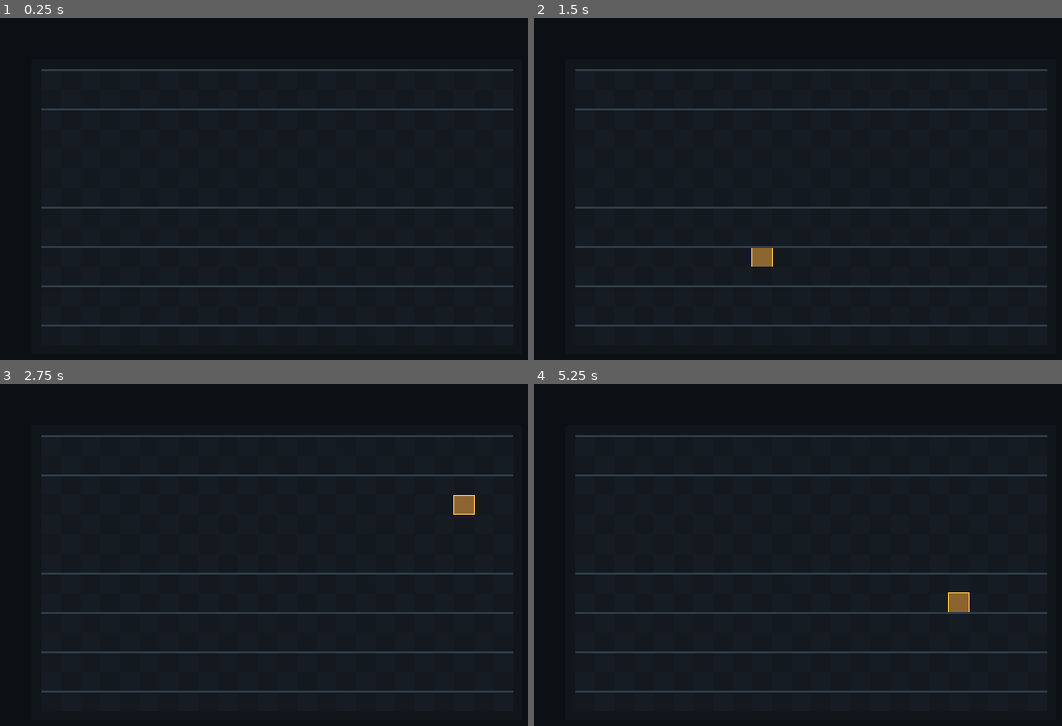
Above: before the commit, frames 1-4 (two rows, left to right).
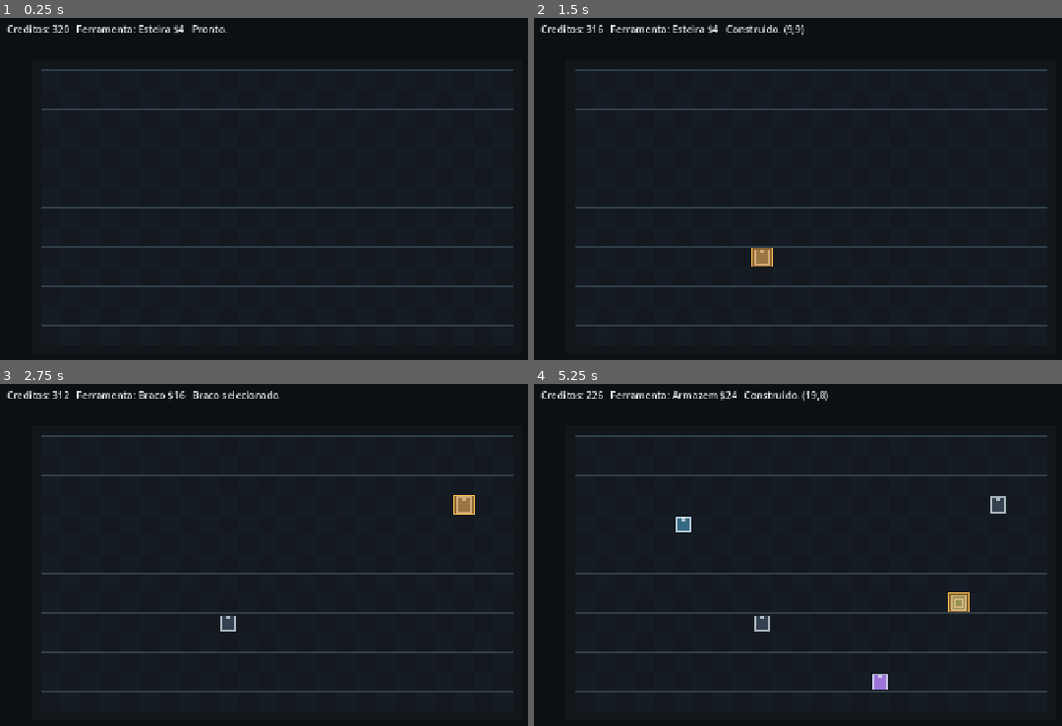
Above: after the commit, the same moments.

Repository: DURKHEIM09/jogo
Game: Godot game, scene res://scenes/main.tscn
Two runs of this game, one before a commit and one after it. Both use one fixed random seed, a clock stepped at 60 frames per second and the inputs below.
Inputs (mouse positions are in pixels of both pictures, inside the frame that each line leads up to):
- Up to frame 1 (0.25 s): no input
- Up to frame 2 (1.5 s): tap Enter at 0.5 s; move the mouse to (outside the picture) at 0.52 s; tap R at 0.6 s; click (outside the picture) at 0.67 s; tap E at 0.8, 1.35 s; tap Space at 1.25 s; move the mouse to (761, 253) at 1.27 s; click (761, 253) at 1.42 s
- Up to frame 3 (2.75 s): tap 1 at 1.55, 2.1 s; tap Enter at 2 s; move the mouse to (464, 500) at 2.02 s; click (464, 500) at 2.17 s; tap 2 at 2.3 s
- Up to frame 4 (5.25 s): tap Space at 2.75, 4.25 s; move the mouse to (882, 688) at 2.77 s; tap 2 at 2.85 s; click (882, 688) at 2.92 s; tap 3 at 3.05, 3.6 s; tap Enter at 3.5 s; move the mouse to (outside the picture) at 3.52 s; click (outside the picture) at 3.67 s; tap 4 at 3.8, 4.35 s; move the mouse to (681, 531) at 4.27 s; click (681, 531) at 4.42 s; tap 5 at 4.55, 5.1 s; move the mouse to (956, 599) at 5.02 s; click (956, 599) at 5.17 s

The runs differ from the first frame. In frame 1, 0.5% of the frame differs, in the area x 1-43%, y 1-5%; in frame 2, 0.7%; in frame 3, 0.8%; in frame 4, 1.4%, in the area x 1-90%, y 1-90%.

Commit message:
feat: add building placement state

Diff:
--- /dev/null
+++ b/scenes/tests/building_state_smoke.tscn
@@ -0,0 +1,6 @@
+[gd_scene load_steps=2 format=3]
+
+[ext_resource type="Script" path="res://scripts/tests/building_state_smoke.gd" id="1_smoke"]
+
+[node name="BuildingStateSmoke" type="Node"]
+script = ExtResource("1_smoke")
--- a/scripts/config/bootstrap_config.gd
+++ b/scripts/config/bootstrap_config.gd
@@ -16,3 +16,126 @@
 const COLOR_HOVER := Color(0.208, 0.690, 0.816, 0.35)
 const COLOR_SELECTED := Color(0.929, 0.631, 0.235, 0.55)
 const COLOR_SELECTED_BORDER := Color(1.0, 0.761, 0.333, 1.0)
+const COLOR_TOOL_DISABLED := Color(0.475, 0.514, 0.553, 1.0)
+const COLOR_BUILDING_BORDER := Color(0.855, 0.894, 0.925, 0.74)
+const COLOR_TEXT := Color(0.914, 0.941, 0.965, 1.0)
+const COLOR_TEXT_MUTED := Color(0.651, 0.702, 0.753, 1.0)
+
+const INITIAL_MONEY := 320
+const BUILDING_REFUND_RATE := 0.45
+const DIRECTION_COUNT := 4
+
+const TOOL_BELT := "belt"
+const TOOL_INSERTER := "inserter"
+const TOOL_MINER := "miner"
+const TOOL_ASSEMBLER := "assembler"
+const TOOL_STORAGE := "storage"
+const TOOL_GENERATOR := "generator"
+const TOOL_ERASE := "erase"
+
+static func is_known_tool(tool: String) -> bool:
+	return (
+		tool == TOOL_BELT
+		or tool == TOOL_INSERTER
+		or tool == TOOL_MINER
+		or tool == TOOL_ASSEMBLER
+		or tool == TOOL_STORAGE
+		or tool == TOOL_GENERATOR
+		or tool == TOOL_ERASE
+	)
+
+static func is_directional_tool(tool: String) -> bool:
+	return (
+		tool == TOOL_BELT
+		or tool == TOOL_INSERTER
+		or tool == TOOL_MINER
+		or tool == TOOL_ASSEMBLER
+	)
+
+static func tool_cost(tool: String) -> int:
+	match tool:
+		TOOL_BELT:
+			return 4
+		TOOL_INSERTER:
+			return 16
+		TOOL_MINER:
+			return 26
+		TOOL_ASSEMBLER:
+			return 46
+		TOOL_STORAGE:
+			return 24
+		TOOL_GENERATOR:
+			return 60
+		_:
+			return 0
+
+static func tool_refund(tool: String) -> int:
+	return int(floor(float(tool_cost(tool)) * BUILDING_REFUND_RATE))
+
+static func tool_color(tool: String) -> Color:
+	match tool:
+		TOOL_BELT:
+			return Color(0.212, 0.255, 0.314, 1.0)
+		TOOL_INSERTER:
+			return Color(0.620, 0.451, 0.847, 1.0)
+		TOOL_MINER:
+			return Color(0.659, 0.404, 0.271, 1.0)
+		TOOL_ASSEMBLER:
+			return Color(0.204, 0.412, 0.510, 1.0)
+		TOOL_STORAGE:
+			return Color(0.153, 0.490, 0.412, 1.0)
+		TOOL_GENERATOR:
+			return Color(0.753, 0.612, 0.212, 1.0)
+		TOOL_ERASE:
+			return Color(0.875, 0.290, 0.349, 1.0)
+		_:
+			return COLOR_TOOL_DISABLED
+
+static func tool_label(tool: String) -> String:
+	match tool:
+		TOOL_BELT:
+			return "Esteira"
+		TOOL_INSERTER:
+			return "Braco"
+		TOOL_MINER:
+			return "Minerador"
+		TOOL_ASSEMBLER:
+			return "Montador"
+		TOOL_STORAGE:
+			return "Armazem"
+		TOOL_GENERATOR:
+			return "Gerador"
+		TOOL_ERASE:
+			return "Remover"
+		_:
+			return "Desconhecido"
+
+static func tool_mark(tool: String) -> String:
+	match tool:
+		TOOL_BELT:
+			return ">"
+		TOOL_INSERTER:
+			return "I"
+		TOOL_MINER:
+			return "M"
+		TOOL_ASSEMBLER:
+			return "A"
+		TOOL_STORAGE:
+			return "S"
+		TOOL_GENERATOR:
+			return "G"
+		TOOL_ERASE:
+			return "X"
+		_:
+			return "?"
+
+static func direction_vector(dir: int) -> Vector2:
+	match posmod(dir, DIRECTION_COUNT):
+		0:
+			return Vector2.RIGHT
+		1:
+			return Vector2.DOWN
+		2:
+			return Vector2.LEFT
+		_:
+			return Vector2.UP
--- /dev/null
+++ b/scripts/factory/factory_state.gd
@@ -0,0 +1,87 @@
+class_name FactoryState
+extends RefCounted
+
+signal changed
+
+const Config := preload("res://scripts/config/bootstrap_config.gd")
+
+var money := Config.INITIAL_MONEY
+var selected_tool := Config.TOOL_BELT
+var selected_dir := 0
+
+var buildings := {}
+
+func select_tool(tool: String) -> bool:
+	if not Config.is_known_tool(tool):
+		return false
+	selected_tool = tool
+	emit_signal("changed")
+	return true
+
+func rotate_selection() -> void:
+	selected_dir = (selected_dir + 1) % Config.DIRECTION_COUNT
+	emit_signal("changed")
+
+func try_apply_tool(cell: Vector2i) -> Dictionary:
+	if selected_tool == Config.TOOL_ERASE:
+		return _try_remove(cell)
+	return _try_place(cell)
+
+func get_buildings() -> Array:
+	return buildings.values()
+
+func get_building(cell: Vector2i) -> Dictionary:
+	if not buildings.has(cell):
+		return {}
+	return buildings[cell]
+
+func _try_place(cell: Vector2i) -> Dictionary:
+	if buildings.has(cell):
+		var existing: Dictionary = buildings[cell]
+		if existing.get("type", "") == selected_tool and Config.is_directional_tool(selected_tool):
+			existing["dir"] = selected_dir
+			buildings[cell] = existing
+			emit_signal("changed")
+			return _result(true, "rotated", "Direcao atualizada.", cell, 0)
+		return _result(false, "blocked", "Celula ocupada.", cell, 0)
+
+	var cost := Config.tool_cost(selected_tool)
+	if money < cost:
+		return _result(false, "blocked", "Creditos insuficientes.", cell, 0)
+
+	var building := {
+		"type": selected_tool,
+		"cell": cell,
+		"dir": selected_dir if Config.is_directional_tool(selected_tool) else 0,
+		"timer": 0.0,
+		"input_ore": 0,
+		"output_parts": 0,
+		"powered": true,
+	}
+
+	money -= cost
+	buildings[cell] = building
+	emit_signal("changed")
+	return _result(true, "placed", "Construido.", cell, -cost)
+
+func _try_remove(cell: Vector2i) -> Dictionary:
+	if not buildings.has(cell):
+		return _result(false, "blocked", "Nada para remover.", cell, 0)
+
+	var building: Dictionary = buildings[cell]
+	var refund := Config.tool_refund(String(building.get("type", "")))
+	buildings.erase(cell)
+	money += refund
+	emit_signal("changed")
+	return _result(true, "removed", "Removido.", cell, refund)
+
+func _result(ok: bool, action: String, message: String, cell: Vector2i, money_delta: int) -> Dictionary:
+	return {
+		"ok": ok,
+		"action": action,
+		"message": message,
+		"cell": cell,
+		"money": money,
+		"money_delta": money_delta,
+		"selected_tool": selected_tool,
+	}
--- a/scripts/grid_view.gd
+++ b/scripts/grid_view.gd
@@ -4,8 +4,15 @@
 const Config := preload("res://scripts/config/bootstrap_config.gd")
 const INVALID_CELL := Vector2i(-1, -1)
 
+signal cell_clicked(cell: Vector2i)
+
 var hovered_cell := INVALID_CELL
 var selected_cell := INVALID_CELL
+var factory_state = null
+
+func set_factory_state(next_factory_state) -> void:
+	factory_state = next_factory_state
+	queue_redraw()
 
 func _ready() -> void:
 	set_process_input(true)
@@ -24,7 +31,7 @@
 			if _is_valid_cell(cell):
 				selected_cell = cell
 				hovered_cell = cell
-				print("FACTORYOPS_GRID_CELL_SELECTED:%d,%d" % [cell.x, cell.y])
+				cell_clicked.emit(cell)
 				queue_redraw()
 
 func _draw() -> void:
@@ -35,6 +42,7 @@
 
 	draw_rect(Rect2(Vector2.ZERO, grid_size), Config.COLOR_GRID_FILL_A)
 	_draw_checker_cells()
+	_draw_buildings()
 	_draw_selection()
 	_draw_grid_lines(grid_size)
 
@@ -44,6 +52,37 @@
 			if (x + y) % 2 == 0:
 				continue
 			draw_rect(_cell_rect(Vector2i(x, y)), Config.COLOR_GRID_FILL_B)
+
+func _draw_buildings() -> void:
+	if factory_state == null:
+		return
+
+	for building in factory_state.get_buildings():
+		var tool := String(building.get("type", ""))
+		var cell: Vector2i = building.get("cell", INVALID_CELL)
+		if not _is_valid_cell(cell):
+			continue
+
+		var rect := _cell_rect(cell).grow(-4.0)
+		draw_rect(rect, Config.tool_color(tool))
+		draw_rect(rect, Config.COLOR_BUILDING_BORDER, false, 2.0)
+		_draw_building_symbol(rect, building)
+
+func _draw_building_symbol(rect: Rect2, building: Dictionary) -> void:
+	var tool := String(building.get("type", ""))
+	var center := rect.get_center()
+
+	if Config.is_directional_tool(tool):
+		var dir := Config.direction_vector(int(building.get("dir", 0)))
+		var end := center + dir * 9.0
+		draw_line(center - dir * 5.0, end, Config.COLOR_BUILDING_BORDER, 2.5)
+		draw_circle(end, 3.0, Config.COLOR_BUILDING_BORDER)
+		return
+
+	if tool == Config.TOOL_STORAGE:
+		draw_rect(Rect2(center - Vector2(7.0, 7.0), Vector2(14.0, 14.0)), Config.COLOR_BUILDING_BORDER, false, 2.0)
+	elif tool == Config.TOOL_GENERATOR:
+		draw_circle(center, 7.0, Config.COLOR_BUILDING_BORDER)
 
 func _draw_selection() -> void:
 	if _is_valid_cell(selected_cell):
--- a/scripts/main_scene.gd
+++ b/scripts/main_scene.gd
@@ -2,17 +2,108 @@
 extends Node2D
 
 const Config := preload("res://scripts/config/bootstrap_config.gd")
+const FactoryStateScript := preload("res://scripts/factory/factory_state.gd")
 
 @onready var camera: Camera2D = $Camera2D
 @onready var grid_view: Node2D = $GridView
 
+var factory_state = null
+var hud_label: Label
+var last_action := "Pronto."
+
 func _ready() -> void:
+	factory_state = FactoryStateScript.new()
+
 	camera.position = Vector2(Config.VIEWPORT_SIZE) * 0.5
 	camera.make_current()
 	grid_view.position = Config.GRID_ORIGIN
+	grid_view.call("set_factory_state", factory_state)
+	grid_view.connect("cell_clicked", Callable(self, "_on_grid_cell_clicked"))
+	factory_state.connect("changed", Callable(self, "_on_factory_state_changed"))
+	_create_hud()
+	_update_hud()
 
 	if OS.is_debug_build():
 		print("FACTORYOPS_MAIN_SCENE_READY")
+
+func _unhandled_input(event: InputEvent) -> void:
+	if event is not InputEventKey:
+		return
+
+	var key_event := event as InputEventKey
+	if not key_event.pressed or key_event.echo:
+		return
+
+	var next_tool := _tool_from_key(key_event.keycode)
+	if next_tool != "":
+		factory_state.select_tool(next_tool)
+		last_action = "%s selecionado." % Config.tool_label(next_tool)
+		_update_hud()
+		return
+
+	if key_event.keycode == KEY_R or key_event.keycode == KEY_E:
+		factory_state.rotate_selection()
+		last_action = "Direcao alterada."
+		_update_hud()
+
+func _on_grid_cell_clicked(cell: Vector2i) -> void:
+	var result: Dictionary = factory_state.try_apply_tool(cell)
+	last_action = "%s (%d,%d)" % [String(result["message"]), cell.x, cell.y]
+	grid_view.queue_redraw()
+	_update_hud()
+	print(
+		"FACTORYOPS_BUILD_ACTION:%s:%d,%d:money=%d:delta=%d" %
+		[String(result["action"]), cell.x, cell.y, int(result["money"]), int(result["money_delta"])]
+	)
+
+func _on_factory_state_changed() -> void:
+	grid_view.queue_redraw()
+	_update_hud()
+
+func _create_hud() -> void:
+	var hud_layer := CanvasLayer.new()
+	hud_layer.name = "HUD"
+	add_child(hud_layer)
+
+	hud_label = Label.new()
+	hud_label.name = "Status"
+	hud_label.position = Vector2(24.0, 18.0)
+	hud_label.add_theme_color_override("font_color", Config.COLOR_TEXT)
+	hud_label.add_theme_color_override("font_shadow_color", Color(0.0, 0.0, 0.0, 0.75))
+	hud_label.add_theme_constant_override("shadow_offset_x", 1)
+	hud_label.add_theme_constant_override("shadow_offset_y", 1)
+	hud_layer.add_child(hud_label)
+
+func _update_hud() -> void:
+	if hud_label == null:
+		return
+
+	var selected_tool := String(factory_state.selected_tool)
+	hud_label.text = "Creditos: %d   Ferramenta: %s $%d   %s" % [
+		int(factory_state.money),
+		Config.tool_label(selected_tool),
+		Config.tool_cost(selected_tool),
+		last_action,
+	]
+
+func _tool_from_key(keycode: Key) -> String:
+	match keycode:
+		KEY_1:
+			return Config.TOOL_BELT
+		KEY_2:
+			return Config.TOOL_INSERTER
+		KEY_3:
+			return Config.TOOL_MINER
+		KEY_4:
+			return Config.TOOL_ASSEMBLER
+		KEY_5:
+			return Config.TOOL_STORAGE
+		KEY_6:
+			return Config.TOOL_GENERATOR
+		KEY_7, KEY_X, KEY_DELETE:
+			return Config.TOOL_ERASE
+		_:
+			return ""
 
 func _draw() -> void:
 	var viewport_size := Vector2(Config.VIEWPORT_SIZE)
--- /dev/null
+++ b/scripts/tests/building_state_smoke.gd
@@ -0,0 +1,41 @@
+extends Node
+
+const Config := preload("res://scripts/config/bootstrap_config.gd")
+const FactoryStateScript := preload("res://scripts/factory/factory_state.gd")
+
+func _ready() -> void:
+	var state = FactoryStateScript.new()
+	if not _expect(state.money == Config.INITIAL_MONEY, "initial money mismatch"):
+		return
+
+	var cell := Vector2i(2, 3)
+	var placed: Dictionary = state.try_apply_tool(cell)
+	if not _expect(bool(placed["ok"]), "belt placement failed"):
+		return
+	if not _expect(state.money == Config.INITIAL_MONEY - Config.tool_cost(Config.TOOL_BELT), "belt cost mismatch"):
+		return
+
+	state.rotate_selection()
+	var rotated: Dictionary = state.try_apply_tool(cell)
+	if not _expect(bool(rotated["ok"]) and String(rotated["action"]) == "rotated", "same tool should rotate existing building"):
+		return
+	if not _expect(state.money == Config.INITIAL_MONEY - Config.tool_cost(Config.TOOL_BELT), "rotation changed money"):
+		return
+
+	state.select_tool(Config.TOOL_ERASE)
+	var removed: Dictionary = state.try_apply_tool(cell)
+	if not _expect(bool(removed["ok"]), "remove failed"):
+		return
+	var expected_money := Config.INITIAL_MONEY - Config.tool_cost(Config.TOOL_BELT) + Config.tool_refund(Config.TOOL_BELT)
+	if not _expect(state.money == expected_money, "refund mismatch"):
+		return
+
+	print("FACTORYOPS_BUILDING_STATE_SMOKE_OK")
+	get_tree().quit(0)
+
+func _expect(condition: bool, message: String) -> bool:
+	if condition:
+		return true
+	push_error("FACTORYOPS_BUILDING_STATE_SMOKE_FAIL:" + message)
+	get_tree().quit(1)
+	return false
